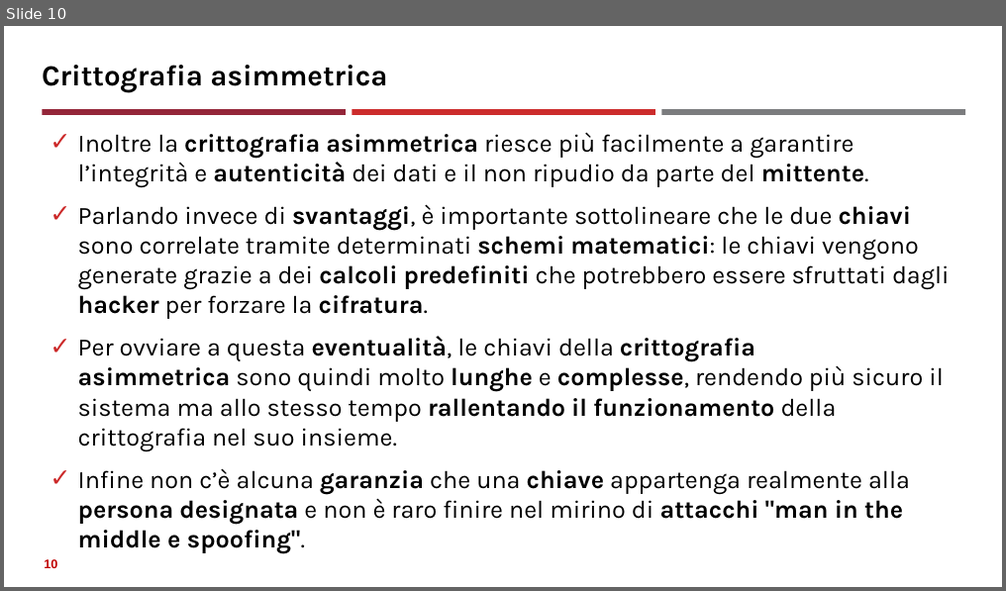
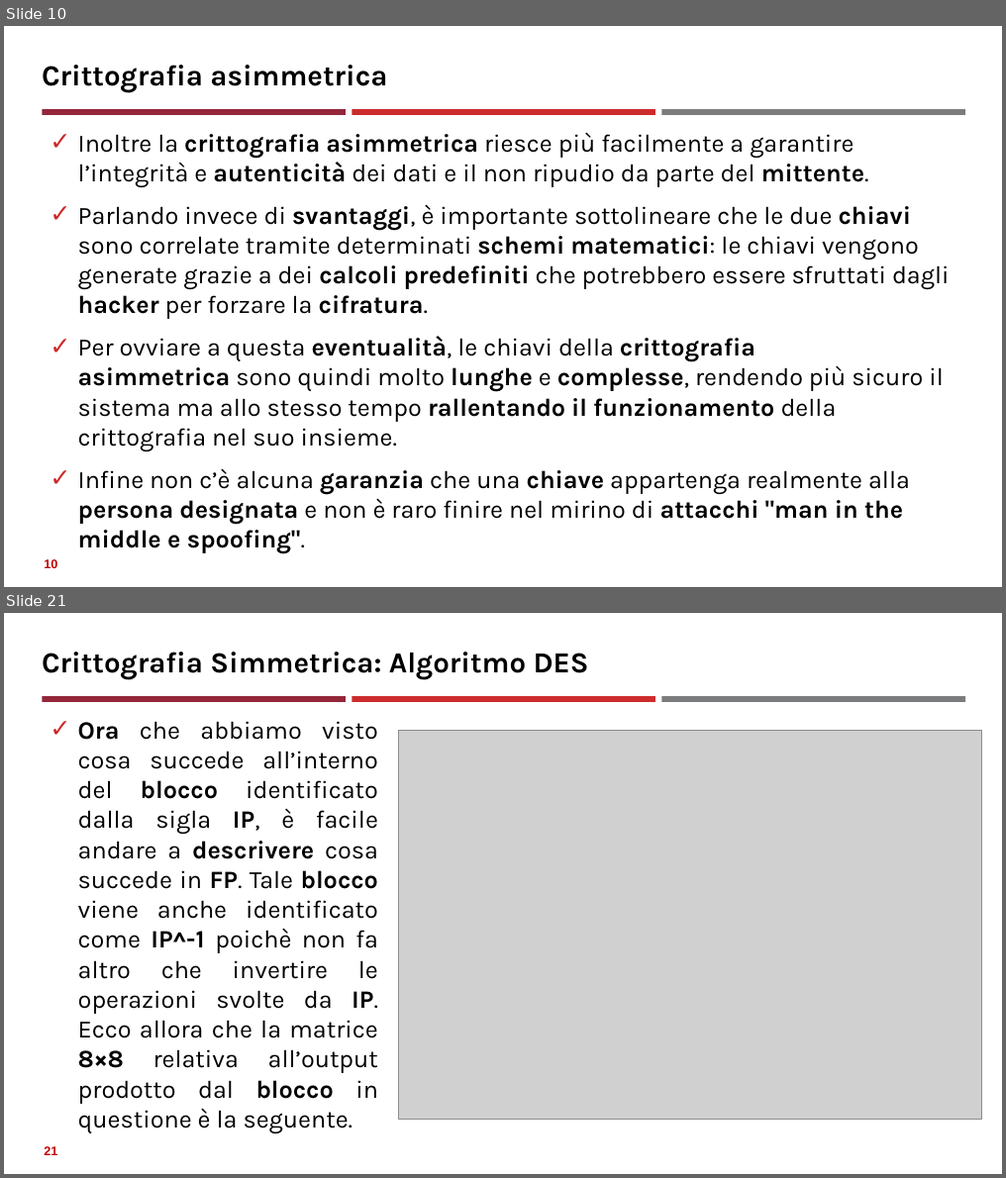
Before and after one commit to neural1977/data_science_interview_material, a slide deck: Assicurazioni/Tecniche crittografiche_ita.pptx. Shown one above the other, each under a label of ours: slide 10 before the commit, slides 10 and 21 after it; the slides between them are not shown. The pictures are 1006x591 and 1006x1178 pixels, drawn with LibreOffice and Linux fonts; fonts in the diff are those of the drawing; grey boxes stand for pictures. Boxes give left, top, right and bottom in pixels: in the first picture for what was removed or moved away, otherwise in the second. Text is boxed around its words. In the diff, an @@ line names an element or a change of style, - is before the commit and + after.

```diff
--- a/Assicurazioni/Tecniche crittografiche_ita.pptx
+++ b/Assicurazioni/Tecniche crittografiche_ita.pptx
@@ slide 21 added at [4, 613, 1002, 1174], background #FFFFFF; not listed: 3 template elements that a slide beside it also shows @@
@@ title added at [42, 652, 589, 680], 28 pt, text #000000, bold @@
+Crittografia Simmetrica: Algoritmo DES
@@ text added at [78, 721, 378, 1134], 24 pt, text #000000 @@
+✓ Ora che abbiamo visto cosa succede all’interno del blocco identificato dalla sigla IP, è facile andare a descrivere cosa succede in FP. Tale blocco viene anche identificato come IP^-1 poichè non fa altro che invertire le operazioni svolte da IP. Ecco allora che la matrice 8×8 relativa all’output prodotto dal blocco in questione è la seguente.
@@ picture added at [399, 731, 982, 1119] @@
@@ page number added at [44, 1147, 57, 1156], 12 pt, text #C00000, bold @@
+21
```
Also in this commit, not shown: 2 slides changed, 10 other slides added, 1 other file.
